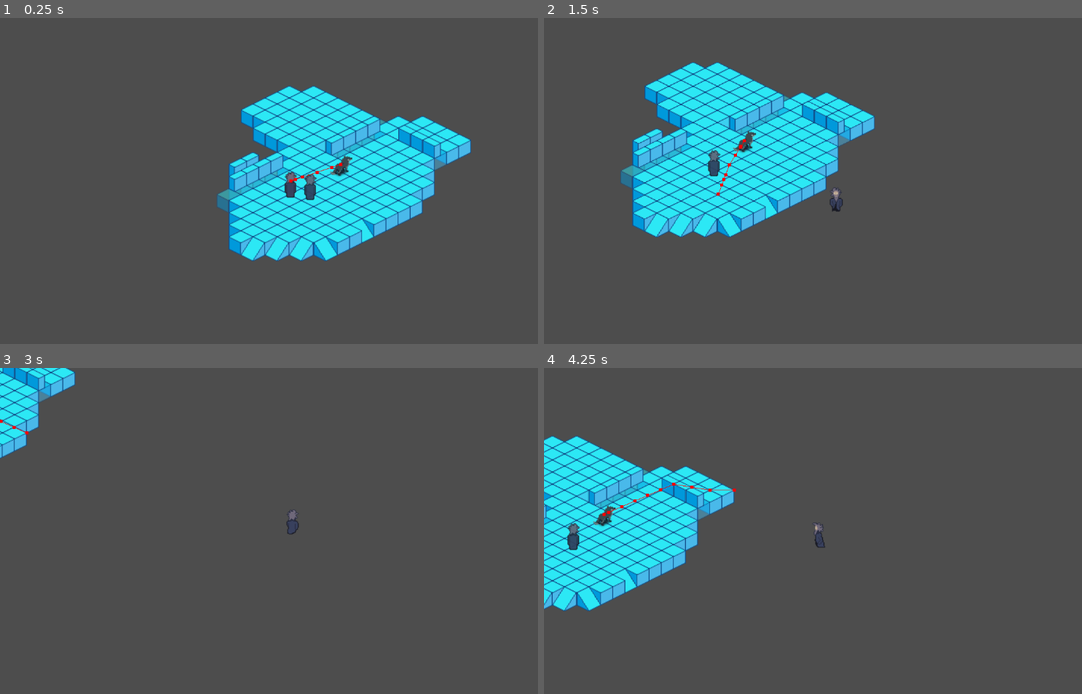
Above: before the commit, frames 1-4 (two rows, left to right).
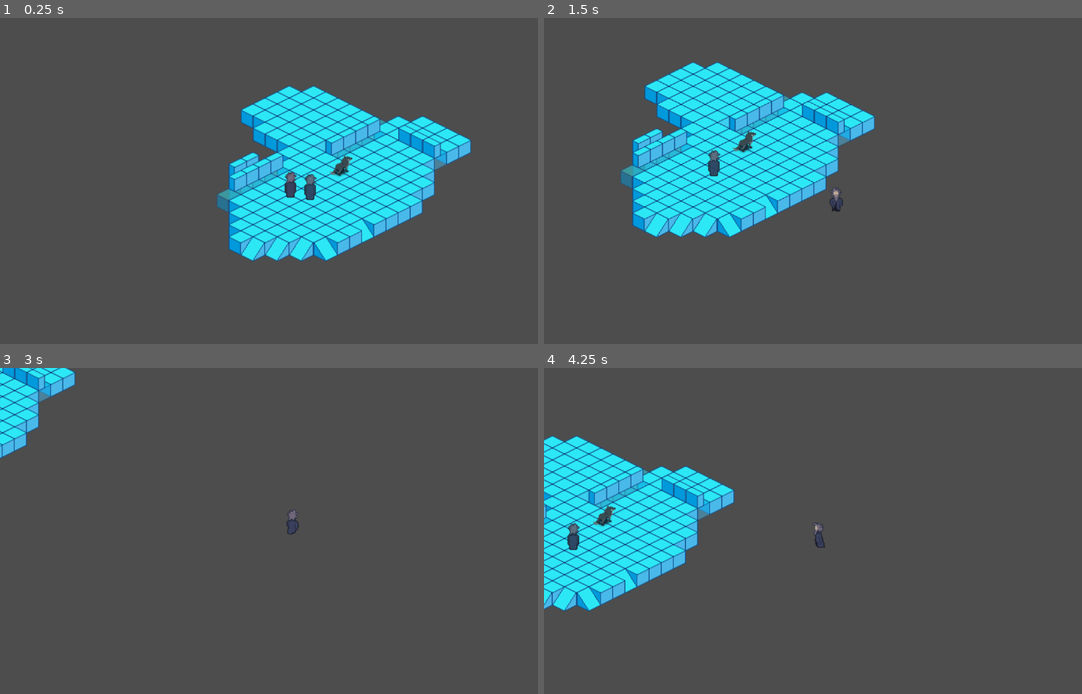
Above: after the commit, the same moments.

Repository: seanj29/LostEchoes
Game: Godot game, scene res://Scenes/Main.tscn
Same seed, same stepped clock (60 frames per second), same inputs: the game is played once before the commit and once after it.
Inputs (mouse positions are in pixels of both pictures, inside the frame that each line leads up to):
- Up to frame 1 (0.25 s): no input
- Up to frame 2 (1.5 s): tap Enter at 0.5 s; move the mouse to (963, 164) at 0.52 s; hold Right (Right) 0.53-1.28 s; hold Space (Attack) 0.53-1.28 s; move the mouse to (716, 197) at 1.27 s; hold Down (Down) from 1.28 s (still down); tap Space (Attack) at 1.35 s
- Up to frame 3 (3 s): move the mouse to (349, 459) at 2.02 s; release Down (Down) at 2.03 s; hold Right (Right) 2.03-2.78 s; hold Shift (Teleport) 2.03-2.78 s; tap Space (Attack) at 2.3, 2.85 s; move the mouse to (263, 596) at 2.77 s; hold Up (Up) from 2.78 s (still down)
- Up to frame 4 (4.25 s): move the mouse to (1006, 579) at 3.52 s; release Up (Up) at 3.53 s; hold Left (Left) from 3.53 s (still down); hold Space (Attack) from 3.53 s (still down)

The runs differ from the first frame. In frame 1, less than 0.1% of the frame differs, in the area x 53-64%, y 44-51%; in frame 2, less than 0.1%; in frame 3, less than 0.1%; in frame 4, 0.1%, in the area x 10-36%, y 35-46%.

Commit message:
now you can kill enemies

Diff:
--- /dev/null
+++ b/Resources/enemy_stat_template.tres
@@ -0,0 +1,8 @@
+[gd_resource type="Resource" script_class="StatSheet" load_steps=2 format=3 uid="uid://4d1l1v3qo4re"]
+
+[ext_resource type="Script" path="res://Scripts/Utils/stat_sheet.gd" id="1_x252w"]
+
+[resource]
+script = ExtResource("1_x252w")
+max_health = 10
+attack = 5
--- /dev/null
+++ b/Resources/player_stat_template.tres
@@ -0,0 +1,8 @@
+[gd_resource type="Resource" script_class="StatSheet" load_steps=2 format=3 uid="uid://bnsjuqd2gl6x"]
+
+[ext_resource type="Script" path="res://Scripts/Utils/stat_sheet.gd" id="1_7ghud"]
+
+[resource]
+script = ExtResource("1_7ghud")
+max_health = 20
+attack = 5
--- a/Scenes/Ghosts.tscn
+++ b/Scenes/Ghosts.tscn
@@ -1,7 +1,8 @@
-[gd_scene load_steps=5 format=3 uid="uid://c5u1ux0sy1bwg"]
+[gd_scene load_steps=6 format=3 uid="uid://c5u1ux0sy1bwg"]
 
 [ext_resource type="Script" path="res://Scripts/PawnScripts/ghost_input.gd" id="1_tga6d"]
 [ext_resource type="SpriteFrames" uid="uid://brkufq8y6lv1e" path="res://Resources/PlayerAnims.tres" id="1_udyqo"]
+[ext_resource type="Resource" uid="uid://bnsjuqd2gl6x" path="res://Resources/player_stat_template.tres" id="2_epoqn"]
 [ext_resource type="PackedScene" uid="uid://bhntxqpi6vjbh" path="res://Scenes/FSMS/PawnAnimMachineScene.tscn" id="3_a36rl"]
 
 [sub_resource type="RectangleShape2D" id="RectangleShape2D_7wp0l"]
@@ -13,6 +14,7 @@
 script = ExtResource("1_tga6d")
 TeleportTimer = NodePath("TeleportTimer")
 AttackTimer = NodePath("AttackTimer")
+stats = ExtResource("2_epoqn")
 
 [node name="MainGhostAnim" type="AnimatedSprite2D" parent="."]
 modulate = Color(0.85098, 1, 1, 0.752941)
--- a/Scenes/IceShot.tscn
+++ b/Scenes/IceShot.tscn
@@ -500,7 +500,8 @@
 
 [node name="IceShot" type="Area2D"]
 collision_layer = 16
-collision_mask = 2
+collision_mask = 14
+input_pickable = false
 script = ExtResource("1_hamrq")
 
 [node name="CollisionShape2D" type="CollisionShape2D" parent="."]
--- a/Scenes/PlayerCharacter.tscn
+++ b/Scenes/PlayerCharacter.tscn
@@ -1,7 +1,8 @@
-[gd_scene load_steps=6 format=3 uid="uid://ytlk7kin8xrn"]
+[gd_scene load_steps=7 format=3 uid="uid://ytlk7kin8xrn"]
 
 [ext_resource type="Script" path="res://Scripts/PawnScripts/player_input.gd" id="1_p628c"]
 [ext_resource type="Resource" uid="uid://dn3wfxt11ajx3" path="res://Resources/ReplayTemplate.tres" id="2_mqgb5"]
+[ext_resource type="Resource" uid="uid://bnsjuqd2gl6x" path="res://Resources/player_stat_template.tres" id="3_iargr"]
 [ext_resource type="SpriteFrames" uid="uid://brkufq8y6lv1e" path="res://Resources/PlayerAnims.tres" id="3_u33lu"]
 [ext_resource type="PackedScene" uid="uid://bhntxqpi6vjbh" path="res://Scenes/FSMS/PawnAnimMachineScene.tscn" id="4_em2tl"]
 
@@ -16,6 +17,7 @@
 CurrentReplayResource = ExtResource("2_mqgb5")
 TeleportTimer = NodePath("TeleportTimer")
 AttackTimer = NodePath("AttackTimer")
+stats = ExtResource("3_iargr")
 
 [node name="Sprite" type="AnimatedSprite2D" parent="."]
 sprite_frames = ExtResource("3_u33lu")
--- a/Scenes/Wolf.tscn
+++ b/Scenes/Wolf.tscn
@@ -1,6 +1,7 @@
-[gd_scene load_steps=22 format=3 uid="uid://h30slfed1d4d"]
+[gd_scene load_steps=23 format=3 uid="uid://h30slfed1d4d"]
 
 [ext_resource type="Script" path="res://Scripts/PawnScripts/wolf_script.gd" id="1_uaxky"]
+[ext_resource type="Resource" uid="uid://4d1l1v3qo4re" path="res://Resources/enemy_stat_template.tres" id="2_bs1jx"]
 [ext_resource type="Texture2D" uid="uid://s1k7y8a2mrqy" path="res://Assets/wolf-all.png" id="2_nxtkv"]
 [ext_resource type="PackedScene" uid="uid://ddqo064yy0neb" path="res://Scenes/FSMS/BehaviourStateMachine.tscn" id="3_3wkot"]
 
@@ -147,6 +148,7 @@
 collision_mask = 15
 script = ExtResource("1_uaxky")
 AttackTimer = NodePath("AttackTimer")
+stats = ExtResource("2_bs1jx")
 
 [node name="AnimatedSprite2D" type="AnimatedSprite2D" parent="."]
 sprite_frames = SubResource("SpriteFrames_4ka8p")
@@ -171,4 +173,3 @@
 actor = NodePath("..")
 
 [node name="NavigationAgent2D" type="NavigationAgent2D" parent="."]
-debug_enabled = true
--- a/Scripts/MagicScripts/ice_shot.gd
+++ b/Scripts/MagicScripts/ice_shot.gd
@@ -9,13 +9,15 @@
 
 @onready var Owner: PawnInput
 @onready var current_direction: Type.Direction
-
+@onready var attack_str: int = Owner.stats.attack
 signal direction_changed(direction: Type.Direction)
 var _travelled_distance = 0
 
 func _ready():
 	direction_changed.emit(current_direction)
 	position += Type.convertDirectiontoVector(current_direction) * BulletSpeed * FORWARDRATIO
+	if not body_entered.is_connected(whoCollided):
+		body_entered.connect(whoCollided)
 
 
 func _physics_process(delta: float):
@@ -27,3 +29,15 @@
 	_travelled_distance += distance
 	if _travelled_distance > max_range:
 		queue_free()
+
+func whoCollided(body: Node2D) -> void:
+
+	if body is CharInput:
+
+		if body == Owner:
+			return
+
+		body.attack_rec(Owner, attack_str)
+
+	else:
+		return
--- a/Scripts/MagicScripts/ice_shot_spawner.gd
+++ b/Scripts/MagicScripts/ice_shot_spawner.gd
@@ -8,7 +8,8 @@
 func _ready():
 	for pawn in pawns:
 		if pawn is PawnInput:
-			pawn.attack_pressed.connect(_spawn_shot)
+			if not pawn.attack_pressed.is_connected(_spawn_shot):
+				pawn.attack_pressed.connect(_spawn_shot)
 
 
 func _spawn_shot(who: PawnInput, pos: Vector2, dir: Type.Direction) :
--- a/Scripts/PawnScripts/char_script.gd
+++ b/Scripts/PawnScripts/char_script.gd
@@ -4,12 +4,11 @@
 
 
 @onready var Level := get_node("/root/Level")
-
 @export var SPEED = 250.0
 
 @export var AttackTimer: Timer
 
-
+@export var stats: StatSheet
 
 ## Emitted when the direction changes
 signal direction_changed(direction: Type.Direction)
@@ -17,12 +16,22 @@
 ## Emitted when the pawn attacks
 signal attack_pressed(who: PawnInput, pos: Vector2, dir: Type.Direction)
 
+@onready var current_health = stats.max_health:
+	get:
+		return current_health
+	set(value):
+		if value > 0:
+			current_health = value
+		else:
+			current_health = 0
+			die()
+
+
 var is_attacking: bool
 
 ## The current direction the sprite is facing. [br]
 ## if it it is given a default, then the Sprite will start in that direction.
 var current_direction: Type.Direction
-
 
 
 func _physics_process(_delta):
@@ -61,3 +70,12 @@
 
 func teleport_self(_dir: Vector2 = Vector2.UP) -> void:
 	return
+
+func attack_rec(attacker: CharInput, attack_strength: int) -> void:
+	current_health -= attack_strength
+	print("Attacked for %s damage by %s, new health is %s" % [attack_strength, attacker, current_health])
+
+
+func die():
+	print("ahh I diiieedd")
+	queue_free()
--- a/Scripts/PawnScripts/pawn_input.gd
+++ b/Scripts/PawnScripts/pawn_input.gd
@@ -10,6 +10,7 @@
 
 var ReplayDict: Dictionary
 
+
 func _physics_process(_delta):
 	super(_delta)
 	var direction := direction_state()
--- a/Scripts/PawnScripts/wolf_script.gd
+++ b/Scripts/PawnScripts/wolf_script.gd
@@ -27,8 +27,9 @@
 func _physics_process(_delta):
 	super(_delta)
 	var distanceTo = global_position.distance_squared_to(target_pos)
-	nav.target_position = get_global_mouse_position()
+	nav.target_position = target_pos
 	nav.get_next_path_position()
+
 	if distanceTo < ReachedRadius:
 		target_reached = true
 		# TODO Make this into a state machine and emit the "Idle" State here
--- /dev/null
+++ b/Scripts/Utils/stat_sheet.gd
@@ -0,0 +1,5 @@
+class_name StatSheet extends Resource
+
+
+@export var max_health: int
+@export var attack: int
